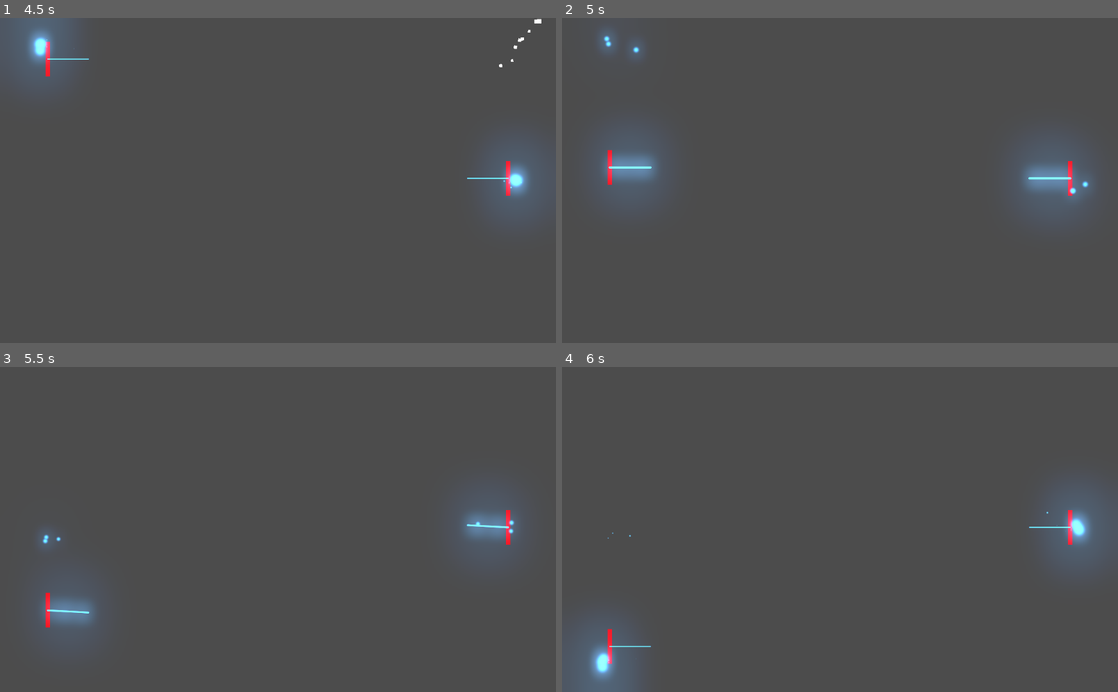
Above: before the commit, frames 1-4 (two rows, left to right).
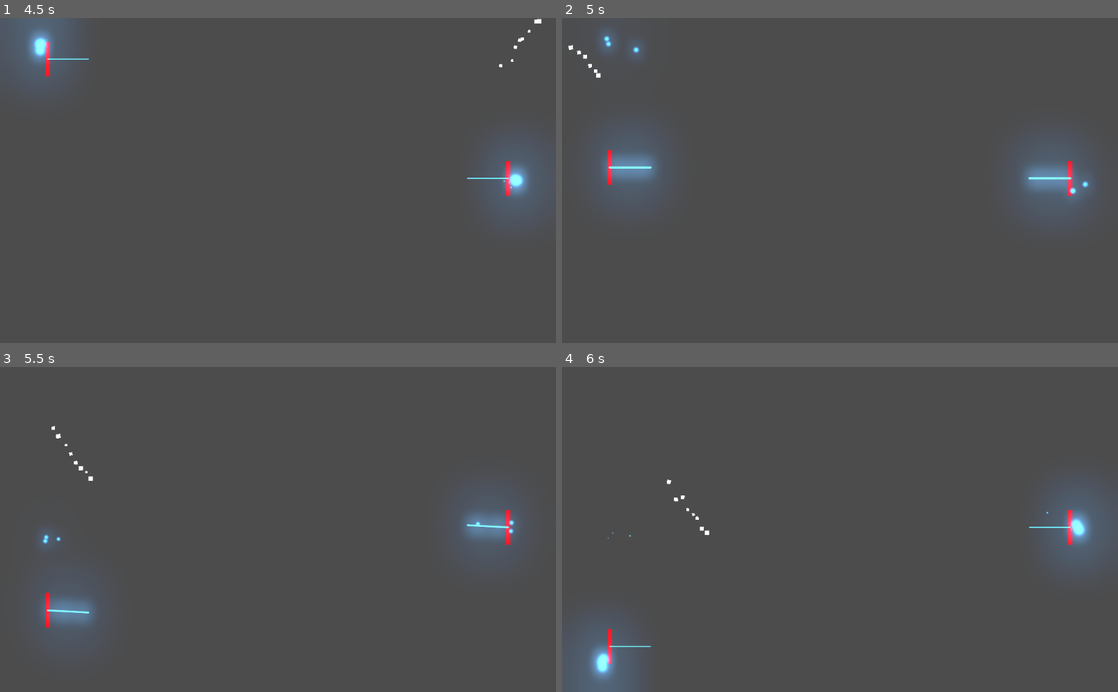
Above: after the commit, the same moments.

Repository: mgonzalezperna/pong-remix
Game: Godot game, scene res://scenes/scene-base.tscn
Same seed, same stepped clock (60 frames per second), same inputs: the game is played once before the commit and once after it.
Inputs:
- Up to frame 1 (4.5 s): hold S (paddle_one_up) 0.53-1.28 s; tap Shift (ui_power_up) every 0.75 s from 0.6 to 4.35 s; hold X (paddle_one_down) 1.28-2.03 s; hold S (paddle_one_up) 2.03-3.53 s; hold X (paddle_one_down) from 3.53 s (still down)
- Up to frame 2 (5 s): keep holding X (paddle_one_down)
- Up to frame 3 (5.5 s): keep holding X (paddle_one_down); tap Shift (ui_power_up) at 5.1 s
- Up to frame 4 (6 s): release X (paddle_one_down) at 5.78 s; hold S (paddle_one_up) from 5.78 s (still down); tap Shift (ui_power_up) at 5.85 s

Frame 1 is identical in both runs. In frame 2, less than 0.1% of the frame differs, in the area x 1-7%, y 8-19%; in frame 3, less than 0.1%, in the area x 9-17%, y 18-36%; in frame 4, less than 0.1%.
Error before the commit: Parse Error: Mixed tabs and spaces in indentation. (res://scripts/ball.gd:17)

Commit message:
Fix ball scripting. Comment audio lines.

Diff:
--- a/scripts/ball.gd
+++ b/scripts/ball.gd
@@ -3,7 +3,7 @@
 var rng = RandomNumberGenerator.new()
 var screen_size
 export(float) var rebound_angle_modifier = 10
-
+export var key_power_up = "ui_power_up"
 
 # Called when the node enters the scene tree for the first time.
 func _ready():
@@ -14,17 +14,15 @@
     state.set_angular_velocity(0)
     var ball_state = ball_state_on_screen(state)
     state.set_transform(ball_state)
-	var ball_state = ball_state_on_screen(state)
-	state.set_transform(ball_state)
 
 # If ball left the screen, reapears in the other side.
 func ball_state_on_screen(state):
-	var ball_state = state.get_transform()
-	if ball_state.origin.x > screen_size.x:
-		ball_state.origin.x = 0
-	if ball_state.origin.x < 0:
-		ball_state.origin.x = screen_size.x
-	return ball_state
+    var ball_state = state.get_transform()
+    if ball_state.origin.x > screen_size.x:
+        ball_state.origin.x = 0
+    if ball_state.origin.x < 0:
+        ball_state.origin.x = screen_size.x
+    return ball_state
 
 func _physics_process(delta):
     var collition_bodies = get_colliding_bodies()
@@ -35,8 +33,8 @@
                 self.linear_velocity = Vector2.UP.rotated(arrow_rotation) * 360
             elif body.position.x != self.position.x:
                 self.linear_velocity = rebound_vector(body)
-            audio_type = "../audio_paddle"
-        var audio: AudioStreamPlayer = get_node(audio_type)
+            #audio_type = "../audio_paddle"
+        #var audio: AudioStreamPlayer = get_node(audio_type)
         #audio.set_pitch_scale(rng.randf_range(0.6, 1.4))
         #audio.play()
 
